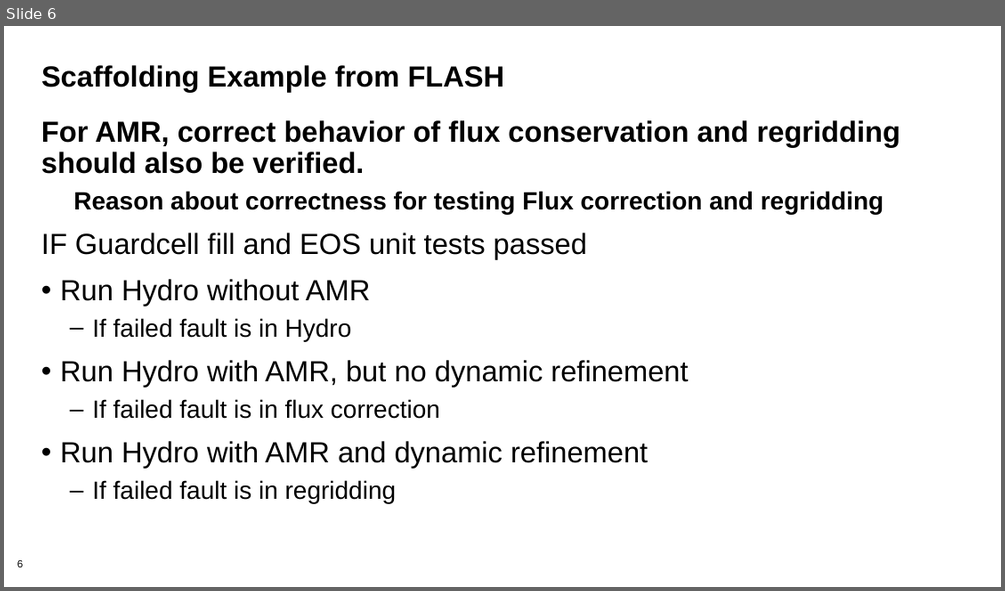
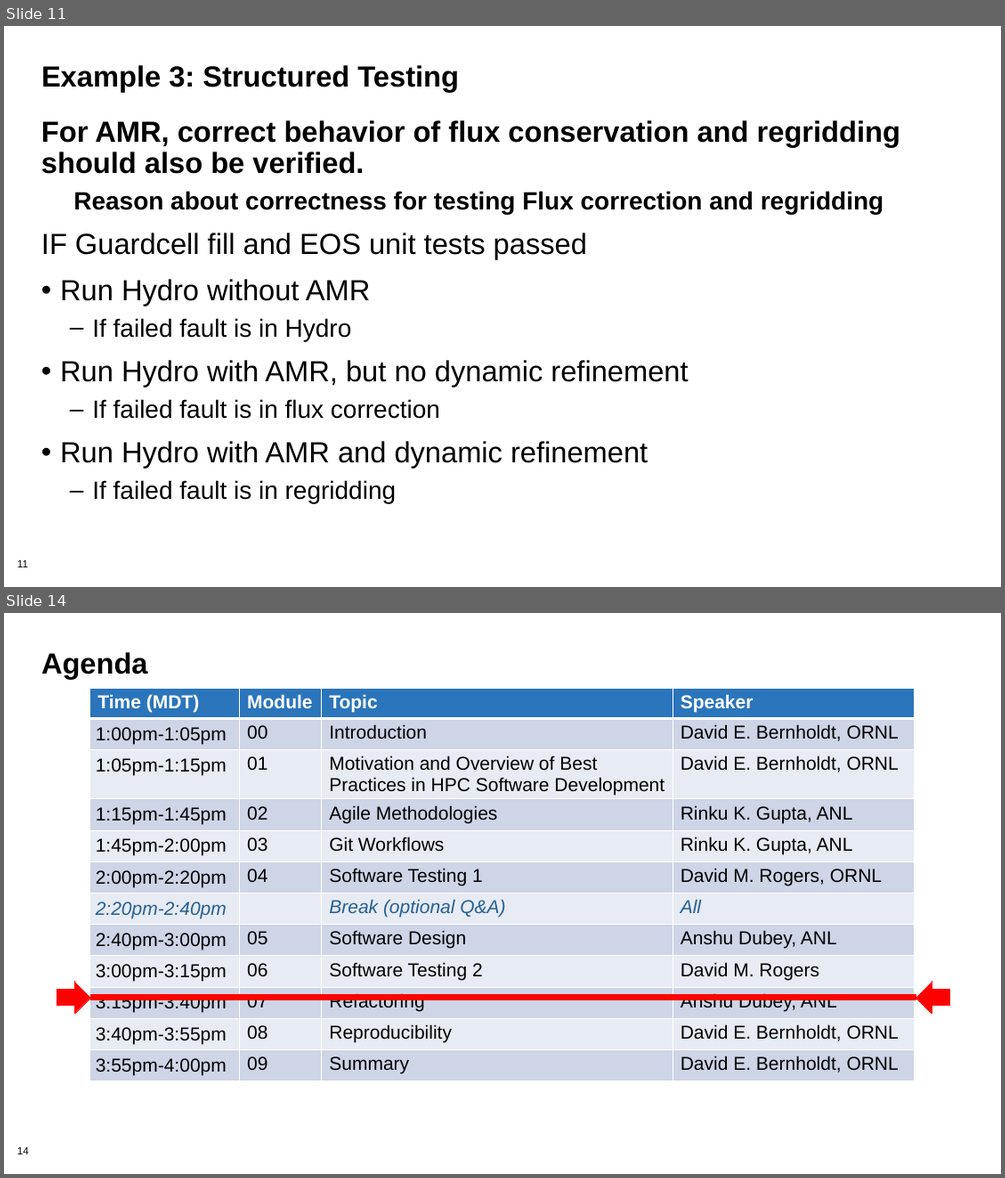
Before and after one commit to bssw-tutorial/presentations, a slide deck: testing2.pptx. Shown one above the other, each under a label of ours: slide 6 before the commit, slides 11 and 14 after it; the slides between them are not shown. The pictures are 1005x591 and 1005x1178 pixels, drawn with LibreOffice and Linux fonts; fonts in the diff are those of the drawing; background and template pictures are left out. Boxes give left, top, right and bottom in pixels: in the first picture for what was removed or moved away, otherwise in the second. Text is boxed around its words. In the diff, an @@ line names an element or a change of style, - is before the commit and + after.

Commit message:
Use the ISS testing presentations as the starting point for ISC.

```diff
--- a/testing2.pptx
+++ b/testing2.pptx
@@ slide 14 added at (x1=4, y1=613, x2=1001, y2=1174), background #FFFFFF; not listed: 1 template element that a slide beside it also shows @@
@@ title added at (x1=41, y1=652, x2=148, y2=679), 28 pt, text #000000, bold @@
+Agenda
@@ table added at (x1=90, y1=688, x2=914, y2=1098), 12 rows, 4 columns @@
+Time (MDT) | Module | Topic | Speaker
+1:00pm-1:05pm | 00 | Introduction | David E. Bernholdt, ORNL
+1:05pm-1:15pm | 01 | Motivation and Overview of Best Practices in HPC Software Development | David E. Bernholdt, ORNL
+1:15pm-1:45pm | 02 | Agile Methodologies | Rinku K. Gupta, ANL
+1:45pm-2:00pm | 03 | Git Workflows | Rinku K. Gupta, ANL
+2:00pm-2:20pm | 04 | Software Testing 1 | David M. Rogers, ORNL
+2:20pm-2:40pm |  | Break (optional Q&A) | All
+2:40pm-3:00pm | 05 | Software Design | Anshu Dubey, ANL
+3:00pm-3:15pm | 06 | Software Testing 2 | David M. Rogers
+3:15pm-3:40pm | 07 | Refactoring | Anshu Dubey, ANL
+3:40pm-3:55pm | 08 | Reproducibility | David E. Bernholdt, ORNL
+3:55pm-4:00pm | 09 | Summary | David E. Bernholdt, ORNL
@@ right arrow added at (x1=57, y1=981, x2=90, y2=1013), fill #FF0000, outline #FF0000 0.75 pt @@
@@ right arrow added at (x1=915, y1=981, x2=949, y2=1013), fill #FF0000, outline #FF0000 0.75 pt @@
@@ line added from (90, 997) to (915, 997), #FF0000 6 pt @@
@@ what was slide 6 is now slide 11 @@
@@ slide 11 changed as well @@
@@ title at (x1=41, y1=65, x2=459, y2=92): text changed @@
-Scaffolding Example from FLASH
+Example 3: Structured Testing
@@ page number at (x1=17, y1=560, x2=28, y2=567): text changed @@
-6
+11
```
Also in this commit, not shown: 7 other slides changed, 5 other slides added.
